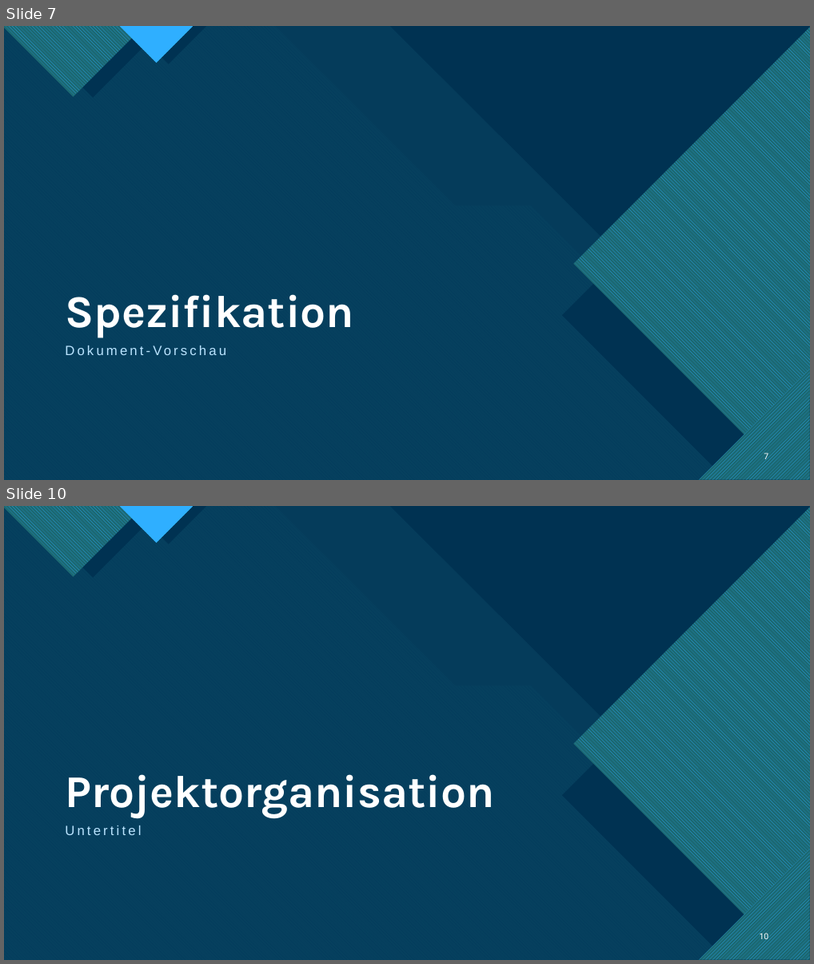
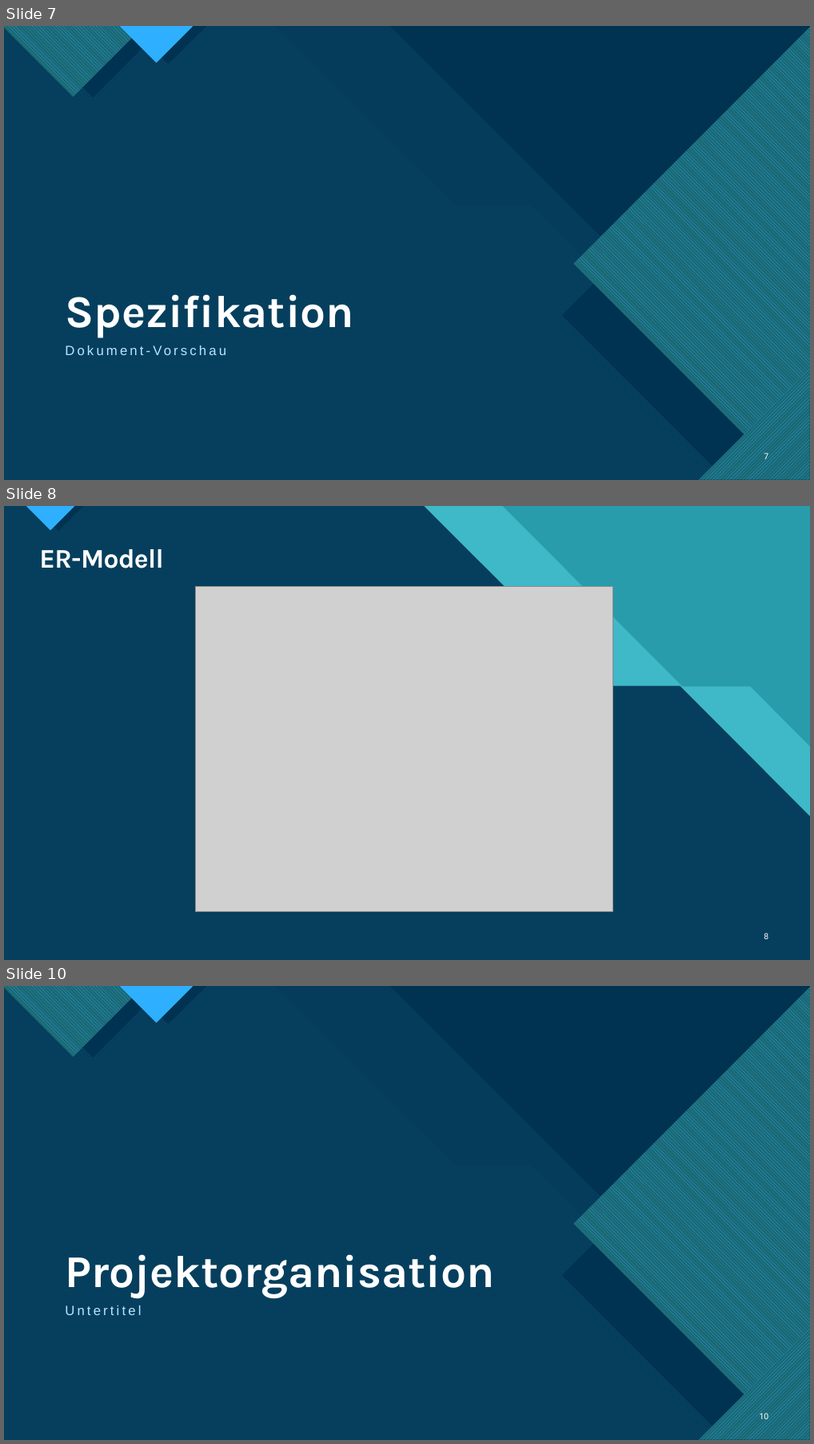
Before and after one commit to TietoLP/IU-Kochbuch, a slide deck: Fallstudie_Kochbuch.pptx. Shown one above the other, each under a label of ours: slides 7 and 10 before the commit, slides 7, 8 and 10 after it; the slides between them are not shown. The pictures are 814x964 and 814x1444 pixels, drawn with LibreOffice and Linux fonts; fonts in the diff are those of the drawing; grey boxes stand for pictures. Boxes give left, top, right and bottom in pixels: in the first picture for what was removed or moved away, otherwise in the second. Text is boxed around its words. In the diff, an @@ line names an element or a change of style, - is before the commit and + after.

```diff
--- a/Fallstudie_Kochbuch.pptx
+++ b/Fallstudie_Kochbuch.pptx
@@ slide 8 added at (4, 506, 810, 960), background #47C3D3; not listed: 11 template elements that a slide beside it also shows @@
@@ rectangle added at (4, 506, 810, 960), fill #299CAB @@
@@ rectangle added at (4, 506, 810, 960), fill #299CAB @@
@@ freeform shape added at (4, 506, 810, 960), fill #47C3D3 at 74% opacity @@
@@ title added at (39, 549, 163, 568), 32 pt, text #FFFFFF, bold @@
+ER-Modell
@@ picture added at (195, 587, 613, 912) @@
@@ page number added at (764, 932, 769, 939), 10 pt, text #FFFFFF @@
+8
```
Also in this commit, not shown: 3 slides changed, 3 other slides added, 1 slide removed.
